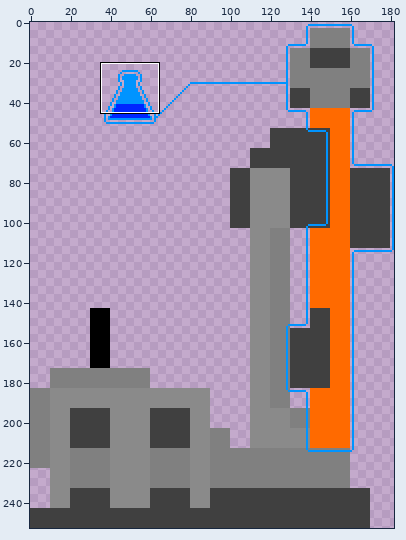
File history of a sprite sheet, MEX UPG.png. Above: a wide view before the commit, with the close-up outlined.
Close-up. Before the edit:
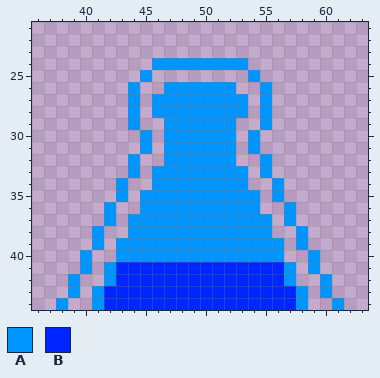
The file is 182x253 pixels. Shown: x 36..63, y 21..44.
Palette (. is transparent): A #0094ff  B #0026ff
Pixels before, first column x 38:
24 ........AAAAAAAA........
25 .......A........A.......
26 ......A..AAAAAA..A......
27 ......A.AAAAAAAA.A......
28 ......A.AAAAAAAA.A......
29 ......A..AAAAAA..A......
30 .......A.AAAAAA.A.......
31 .......A.AAAAAA.A.......
32 ......A..AAAAAA..A......
33 ......A.AAAAAAAA.A......
34 .....A..AAAAAAAA..A.....
35 .....A.AAAAAAAAAA.A.....
36 ....A..AAAAAAAAAA..A....
37 ....A.AAAAAAAAAAAA.A....
38 ...A..AAAAAAAAAAAA..A...
39 ...A.AAAAAAAAAAAAAA.A...
40 ..A..AAAAAAAAAAAAAA..A..
41 ..A.ABBBBBBBBBBBBBBA.A..
42 .A..ABBBBBBBBBBBBBBA..A.
43 .A.ABBBBBBBBBBBBBBBBA.A.
44 A..ABBBBBBBBBBBBBBBBA..A
New version:
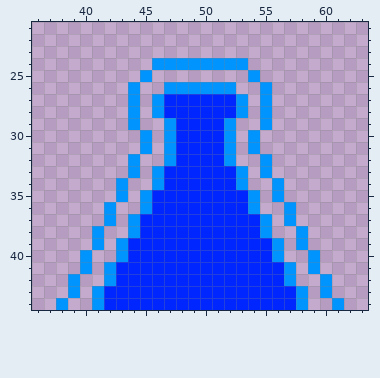
Edits made:
{"y":27,"x":47,"old":"AAAAAA","new":"BBBBBB"}
{"y":28,"x":47,"old":"AAAAAA","new":"BBBBBB"}
{"y":29,"x":48,"old":"AAAA","new":"BBBB"}
{"y":30,"x":48,"old":"AAAA","new":"BBBB"}
{"y":31,"x":48,"old":"AAAA","new":"BBBB"}
{"y":32,"x":48,"old":"AAAA","new":"BBBB"}
{"y":33,"x":47,"old":"AAAAAA","new":"BBBBBB"}
{"y":34,"x":47,"old":"AAAAAA","new":"BBBBBB"}
{"y":35,"x":46,"old":"AAAAAAAA","new":"BBBBBBBB"}
{"y":36,"x":46,"old":"AAAAAAAA","new":"BBBBBBBB"}
{"y":37,"x":45,"old":"AAAAAAAAAA","new":"BBBBBBBBBB"}
{"y":38,"x":45,"old":"AAAAAAAAAA","new":"BBBBBBBBBB"}
{"y":39,"x":44,"old":"AAAAAAAAAAAA","new":"BBBBBBBBBBBB"}
{"y":40,"x":44,"old":"AAAAAAAAAAAA","new":"BBBBBBBBBBBB"}
{"label":"changed","picture_box":[128,94,272,262]}
